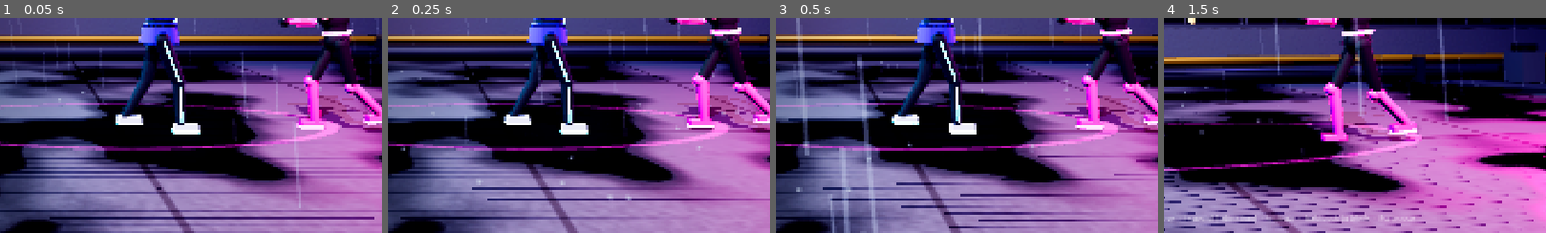
Above: before the commit, frames 1-4 (left to right).
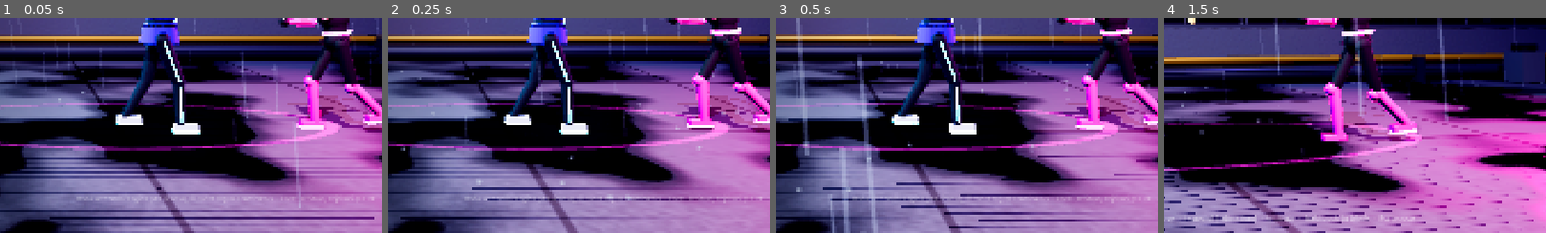
Above: after the commit, the same moments.

Repository: bernardos-gif/neon-vanguard
Game: Godot game, scene res://scenes/ui/main_menu.tscn
The game is run twice, just before and just after one commit, with the same random seed, the same clock (stepped at 60 frames per second) and the same inputs.
Inputs (mouse positions are % of the whole screen's width and height, from its top left):
- Up to frame 1 (0.05 s): no input
- Up to frame 2 (0.25 s): no input
- Up to frame 3 (0.5 s): no input
- Up to frame 4 (1.5 s): click "PLAY" at 0.5 s; tap Enter (ui_accept) at 1.25 s; move the mouse to (72, 45) at 1.27 s; hold Right (ui_right) from 1.28 s (still down); tap J (p1_light) at 1.35 s; click (72, 45) at 1.42 s
The pictures show only the part of the screen within x 47-97%, y 50-100%; the shares and areas given below are measured in that part.

The runs differ from the first frame. In frame 1, 0.3% of the frame differs, in the area x 20-98%, y 83-87%; in frame 2, 0.5%; in frame 3, 0.4%; in frame 4, nothing differs.

Commit message:
Add documentation, credits line and packaged Windows build (release zip)
Co-Authored-By: Claude Opus 5.5 <noreply@anthropic.com>
Claude-Session: https://claude.ai/code/session_01TLRuPg4eoTLS4qSqCeN9ft

Diff:
--- a/scripts/ui/main_menu.gd
+++ b/scripts/ui/main_menu.gd
@@ -88,6 +88,14 @@
 	foot.offset_bottom = -24
 	foot.offset_right = 1400
 	_ui.add_child(foot)
+	var credit := UiTheme.label("Made with Godot Engine (MIT License), © Godot Engine contributors  ·  Fonts: Orbitron, Rajdhani (SIL OFL 1.1)", 18, Color(1, 1, 1, 0.4))
+	credit.set_anchors_preset(Control.PRESET_BOTTOM_RIGHT)
+	credit.horizontal_alignment = HORIZONTAL_ALIGNMENT_RIGHT
+	credit.offset_left = -1100
+	credit.offset_right = -40
+	credit.offset_top = -96
+	credit.offset_bottom = -68
+	_ui.add_child(credit)
 	_focus_first.call_deferred()
 
 
Not shown, added: tools/benchmark_match.gd.uid
Not shown, added: ASSET_LICENSES.md
Not shown, added: BUILD_WINDOWS.md
Not shown, added: README.md
Not shown, added: TESTING.md
Not shown, added: release/NeonVanguard_Windows_x86_64.zip
